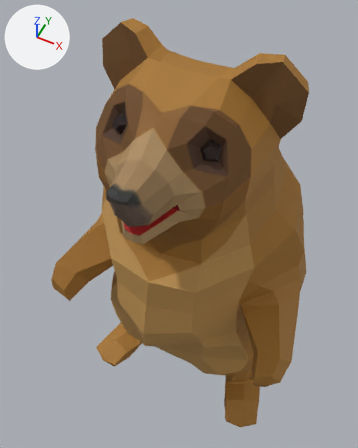
One commit to the FBX model Assets/Models/Bear/BearCub@IDLE_01.FBX: the scene before it, then after it.
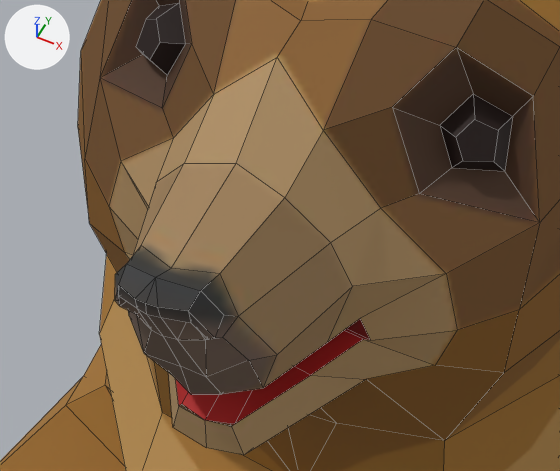
There are two pictures of each version: one whole from a camera (50 mm lens) standing at (0.705, -1.538, 3.345) and looking at (-0.112, 0.096, 1.302), one close up on the part from 20% to 66% of the width and 25% to 56% of the height. Arrows for +X, +Y and +Z are at upper left; the lights stay in place. The close-ups show mesh edges as thin lines. Where no turn or scale is listed for an object, it has been applied to the vertices.

Names of what the first close-up shows: 'BearCub'.
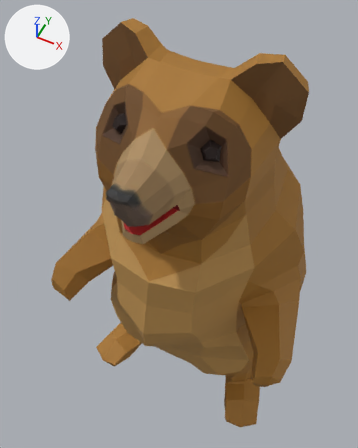
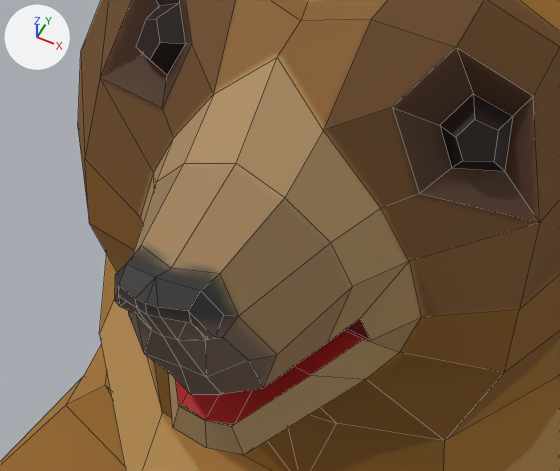
What differs and where, as boxes [x1, y1, x2, y2] in the close-ups (560 x 471 px; the box of a moved part takes in the faces that stretch with it):
part 1 of me_mesh, moved or reshaped
    both: [85, 78, 173, 272]
part 2 of me_mesh, moved or reshaped
    both: [312, 194, 540, 441]

What changed in the scene script:
```text
Change me_mesh:
    where me_mesh.from_pydata(...)  # 562 vertices, 578 faces; spans x -0.7..0.7, y -0.6..0.63, z -0.05..2.43
    used by ob_bearcub; location = (0.0, 0.0, 0.0)
    before: 162 (-0.2, -0.34, 2.07) at pixel (120, 161), 179 (-0.22, -0.35, 2.01) at pixel (108, 206), 180 (-0.2, -0.36, 1.95) at pixel (124, 252)
    before: 481 (0.2, -0.34, 2.07) at pixel (446, 273), 498 (0.22, -0.35, 2.01) at pixel (457, 330), 499 (0.2, -0.36, 1.95) at pixel (435, 365)
    me_mesh part 1
    add for i in [162, 179, 180]: me_mesh.vertices[i].co += Vector((0.04, 0.0, 0.0))
    me_mesh part 2
    add for i in [481, 498, 499]: me_mesh.vertices[i].co += Vector((-0.04, 0.0, 0.0))
```
